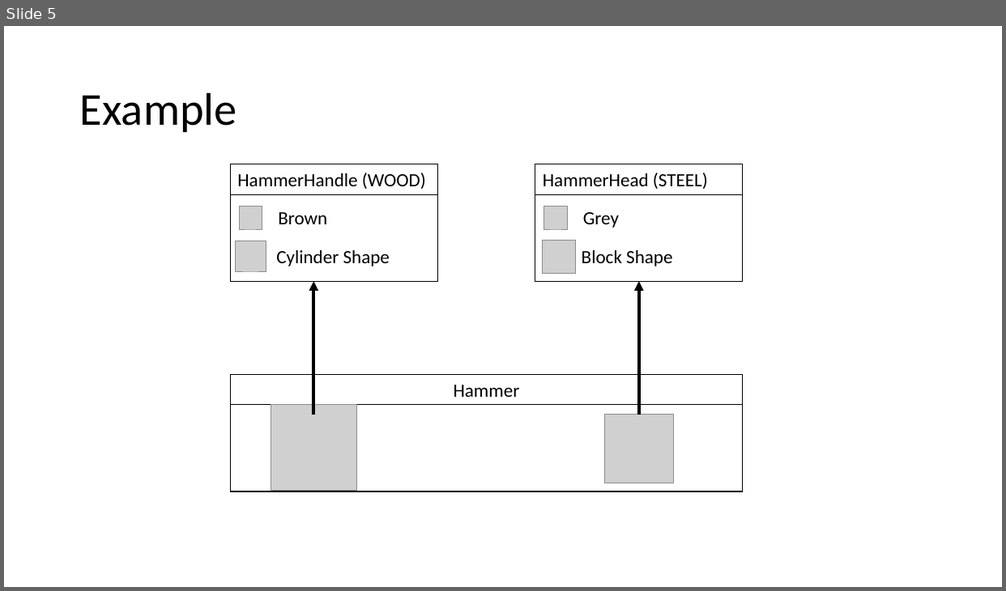
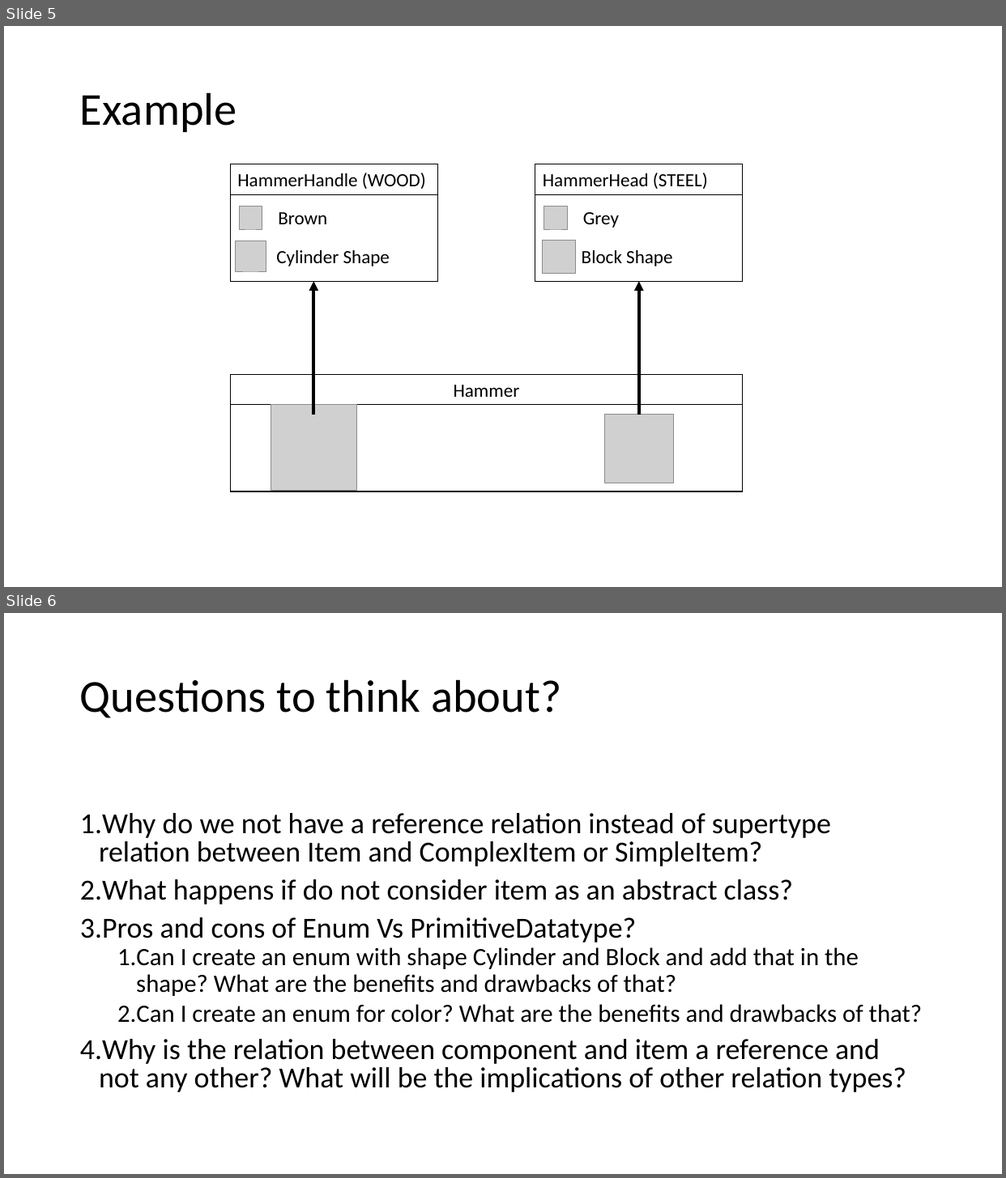
Before and after one commit to MEWS2023/tutorials, a slide deck: Lab1Tutorial.pptx. Shown one above the other, each under a label of ours: slide 5 before the commit, slides 5 and 6 after it. The pictures are 1006x591 and 1006x1178 pixels, drawn with LibreOffice and Linux fonts; fonts in the diff are those of the drawing; grey boxes stand for pictures. Boxes give left, top, right and bottom in pixels: in the first picture for what was removed or moved away, otherwise in the second. Text is boxed around its words. In the diff, an @@ line names an element or a change of style, - is before the commit and + after.

```diff
--- a/Lab1Tutorial.pptx
+++ b/Lab1Tutorial.pptx
@@ slide 6 added at bbox=[4, 613, 1002, 1174], background #FFFFFF @@
@@ title added at bbox=[80, 679, 561, 718], 44 pt, text #000000 @@
+Questions to think about?
@@ text added at bbox=[80, 813, 923, 1093], 28 pt, text #000000 @@
+1. Why do we not have a reference relation instead of supertype relation between Item and ComplexItem or SimpleItem?
+2. What happens if do not consider item as an abstract class?
+3. Pros and cons of Enum Vs PrimitiveDatatype?
+  1. Can I create an enum with shape Cylinder and Block and add that in the shape? What are the benefits and drawbacks of that?
+  2. Can I create an enum for color? What are the benefits and drawbacks of that?
+4. Why is the relation between component and item a reference and not any other? What will be the implications of other relation types?
```
Also in this commit, not shown: 3 slides changed.
